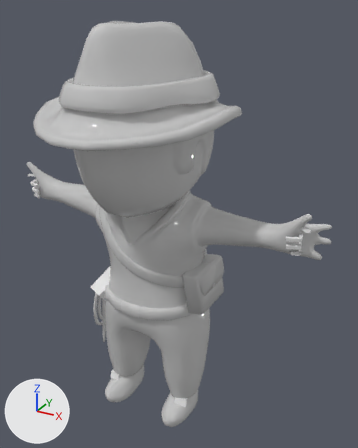
A saved change to the FBX model Assets/Personajes/Indiana/Indiana_Base.FBX.
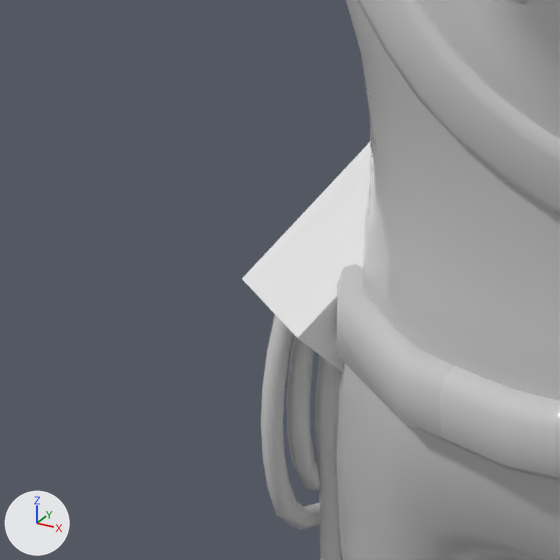
The first picture shows the older version from a 50 mm lens placed at (0.412, -0.638, 0.705), pointed at (0.048, 0.024, 0.374). The close-ups show both versions on the part from 15% to 39% of the width and 54% to 74% of the height of that picture; other places that the commit changed are outside them. The axes (+X, +Y, +Z) are drawn at lower left. The lights are the same throughout.

The first close-up shows 'CATRigHub001Bone001', 'Object002'.
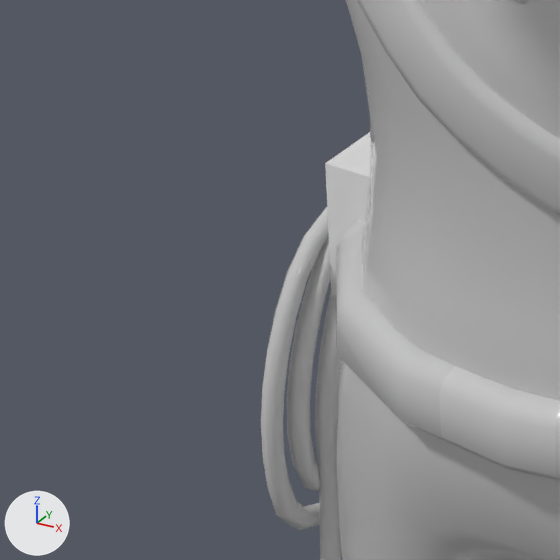
The change, as a list of edits to the scene's bpy script:
```text
Change ob_catrighub001bone001:
    ob_catrighub001bone001.location: (-0.0672, 0.0147, 0.2605) -> (-0.0818, 0.0135, 0.2626)
    ob_catrighub001bone001.rotation_euler: (-1.785, 0.661, -2.089) -> (0.0, 1.596, 0.0)  # degrees (-102, 38, -120) -> degrees (0, 91, 0)
```

Changed parts and their boxes [x1, y1, x2, y2] in the close-ups (560 x 560 px):
'CATRigHub001Bone001', moved, turned
    before: [242, 142, 370, 371]
    after: [325, 132, 370, 297]
